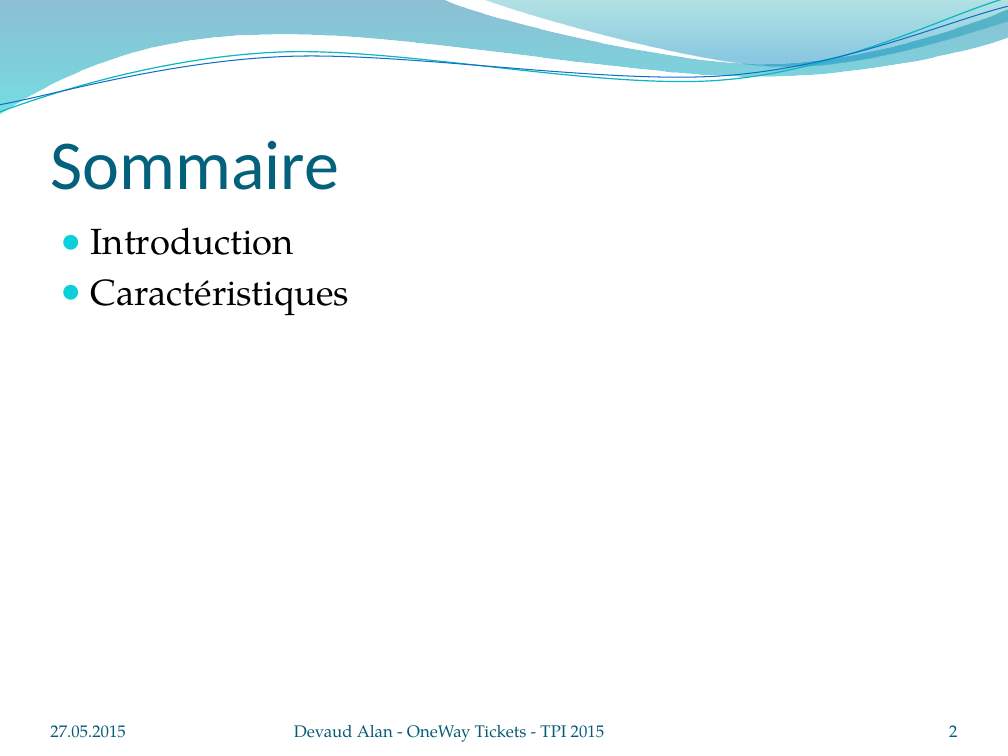
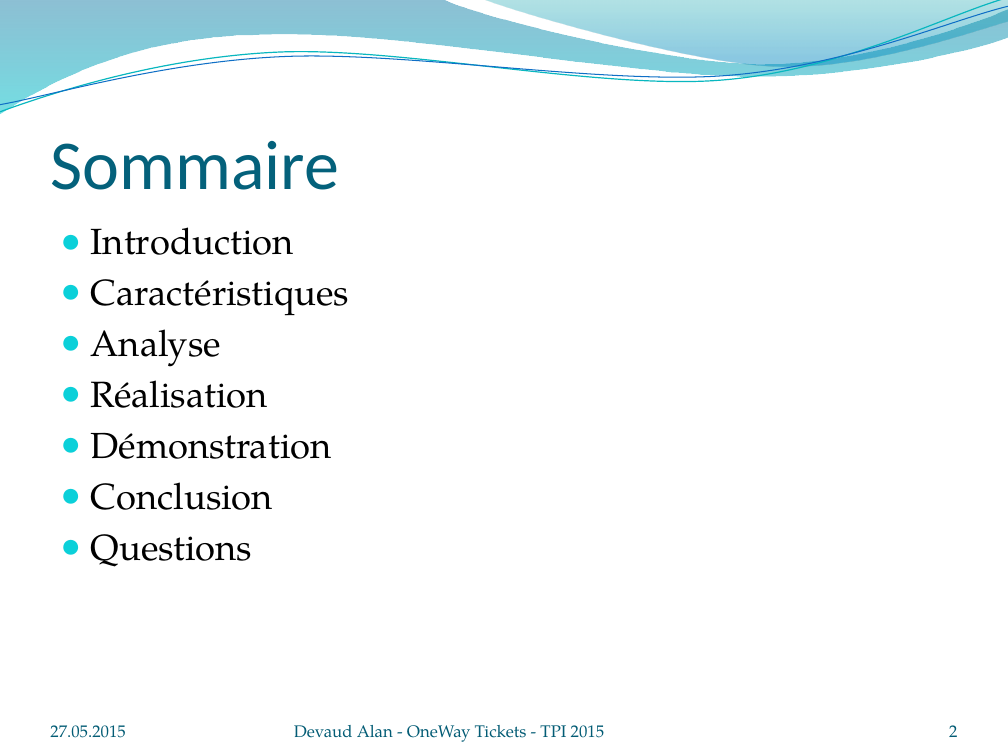
Before and after one commit to Devaud/TPI, a slide deck: slide 2 of OneWay_Tickets.pptx. Drawn at 1008x756 pixels with LibreOffice and Linux fonts; fonts in the diff are those of the drawing; background and template pictures are left out. Boxes give left, top, right and bottom in pixels: in the first picture for what was removed or moved away, otherwise in the second. Text is boxed around its words. In the diff, an @@ line names an element or a change of style, - is before the commit and + after.

```diff
--- a/OneWay_Tickets.pptx
+++ b/OneWay_Tickets.pptx
@@ text at (91,329,332,567): paragraphs added @@
+● Analyse
+● Réalisation
+● Démonstration
+● Conclusion
+● Questions
```
Also in this commit, not shown: 2 other slides changed, 3 slides added, 3 other files.
